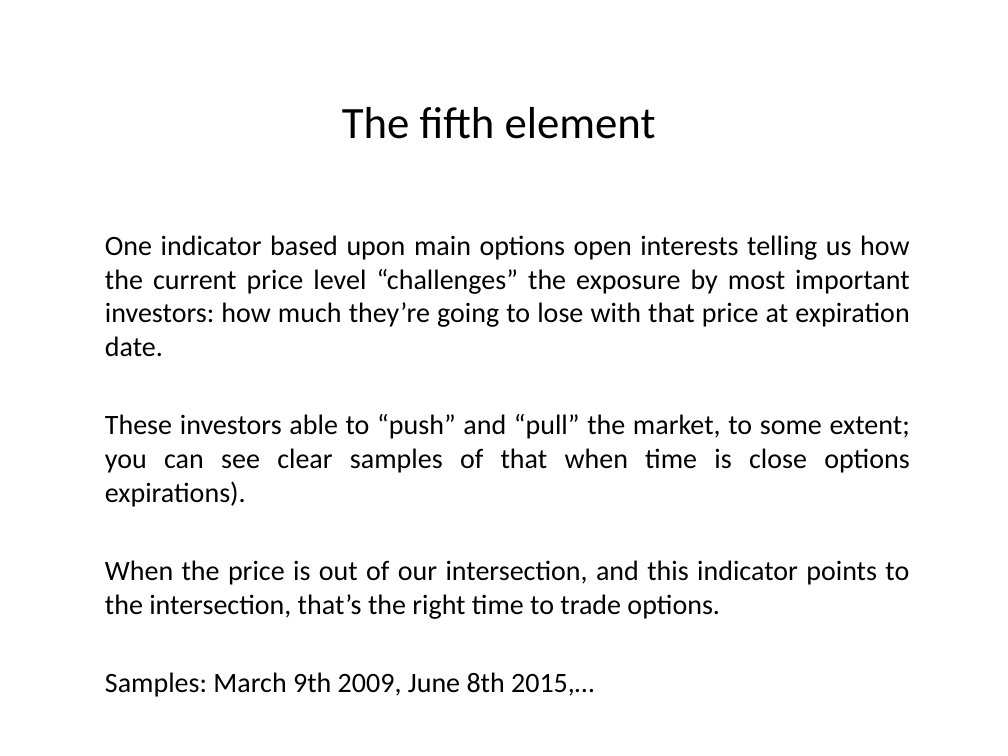
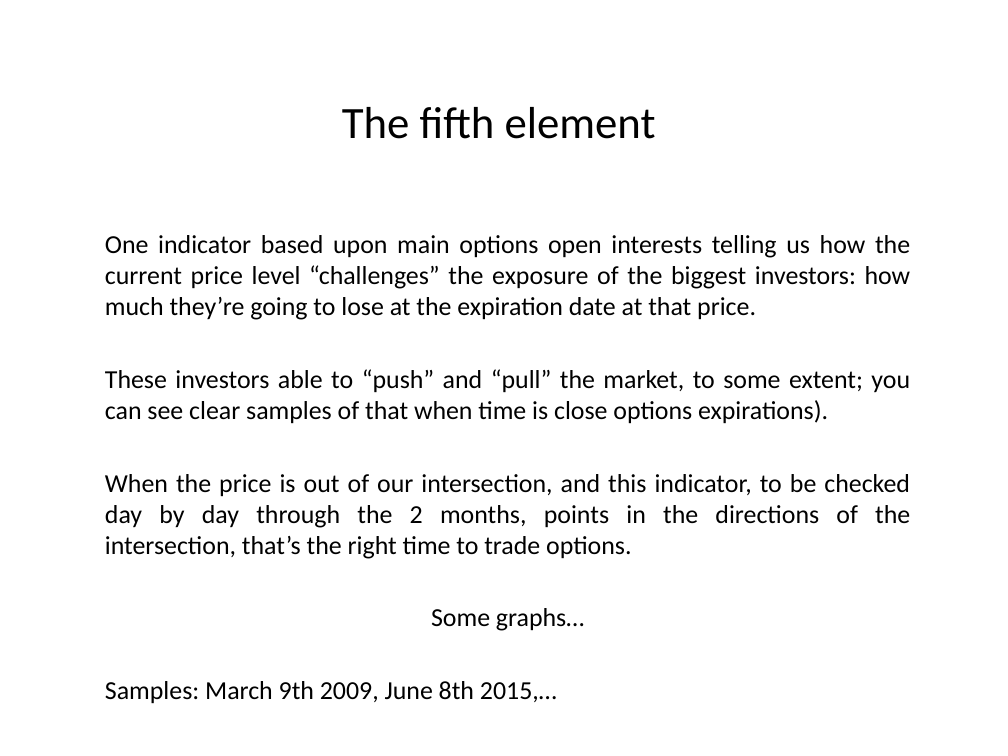
Before and after one commit to marcolunardi/metis, a slide deck: slide 4 of kojak_work/Metis Kojak.pptx. Drawn at 1008x756 pixels with LibreOffice and Linux fonts; fonts in the diff are those of the drawing. Boxes give left, top, right and bottom in pixels: in the first picture for what was removed or moved away, otherwise in the second. Text is boxed around its words. In the diff, an @@ line names an element or a change of style, - is before the commit and + after.

```diff
--- a/kojak_work/Metis Kojak.pptx
+++ b/kojak_work/Metis Kojak.pptx
@@ text at (105,235,911,320): text changed; size 20 to 18.5 pt @@
-One indicator based upon main options open interests telling us how the current price level “challenges” the exposure by most important investors: how much they’re going to lose with that price at expiration date.
+One indicator based upon main options open interests telling us how the current price level “challenges” the exposure of the biggest investors: how much they’re going to lose at the expiration date at that price.
@@ text at (105,369,910,704): size 20 to 18.5 pt in "These investors able to “push” and “pull” ...", "Samples: March 9th 2009, June 8th 2015,…" @@
@@ text at (105,474,910,631): text changed; size 20 to 18.5 pt @@
-When the price is out of our intersection, and this indicator points to the intersection, that’s the right time to trade options.
+When the price is out of our intersection, and this indicator, to be checked day by day through the 2 months, points in the directions of the intersection, that’s the right time to trade options.
+Some graphs…
```
Also in this commit, not shown: 3 other slides changed, 8 other files.
